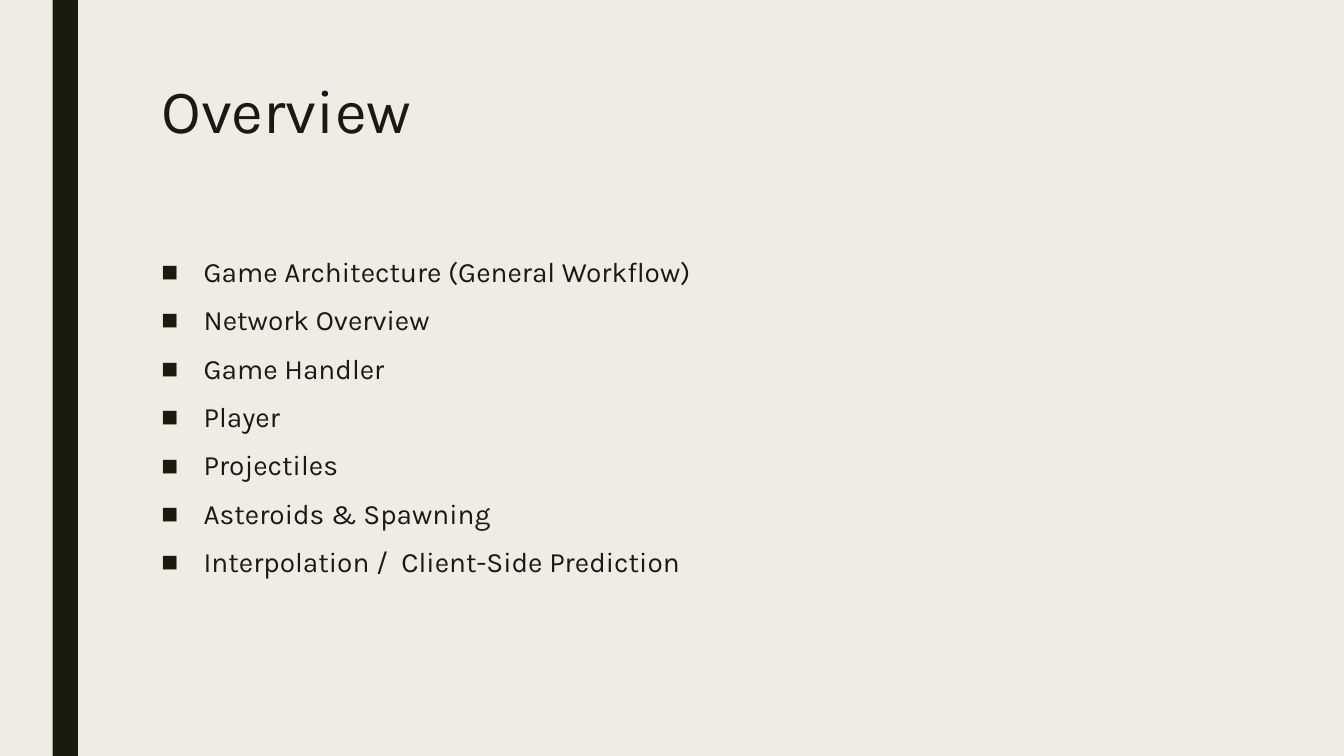
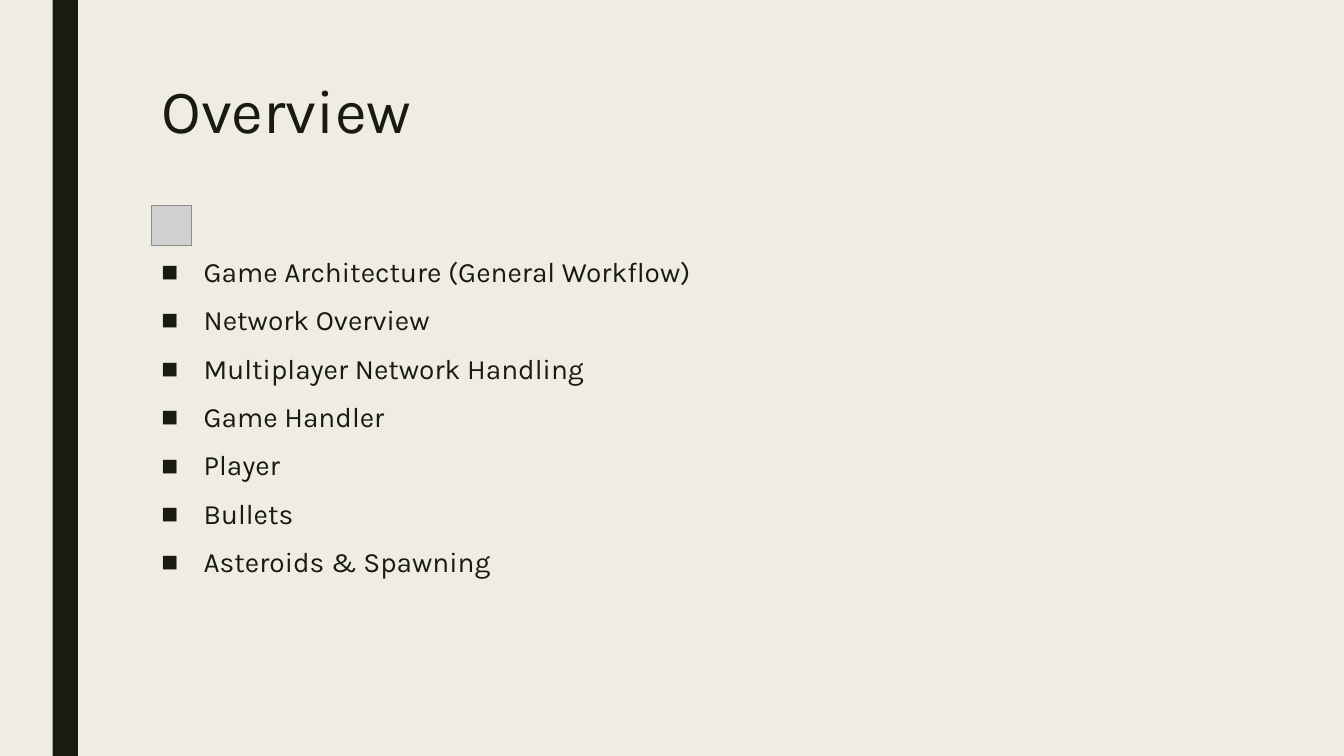
Before and after one commit to comedianhhh/SpaceShooterMP, a slide deck: slide 2 of NetworkAsgn2.pptx. Drawn at 1344x756 pixels with LibreOffice and Linux fonts; fonts in the diff are those of the drawing; grey boxes stand for pictures. Boxes give left, top, right and bottom in pixels: in the first picture for what was removed or moved away, otherwise in the second. Text is boxed around its words. In the diff, an @@ line names an element or a change of style, - is before the commit and + after.

Commit message:
update  PPT

```diff
--- a/NetworkAsgn2.pptx
+++ b/NetworkAsgn2.pptx
@@ picture added at [151, 206, 192, 246] @@
@@ text at [204, 359, 584, 386]: paragraph added @@
+■ Multiplayer Network Handling
@@ text at [204, 505, 294, 525]: text changed @@
-■ Projectiles
+■ Bullets
@@ text at [204, 552, 680, 579]: paragraph removed @@
-■ Interpolation / Client-Side Prediction
```
Also in this commit, not shown: 6 other slides changed, 11 slides added, 1 slide removed, 5 other files.
